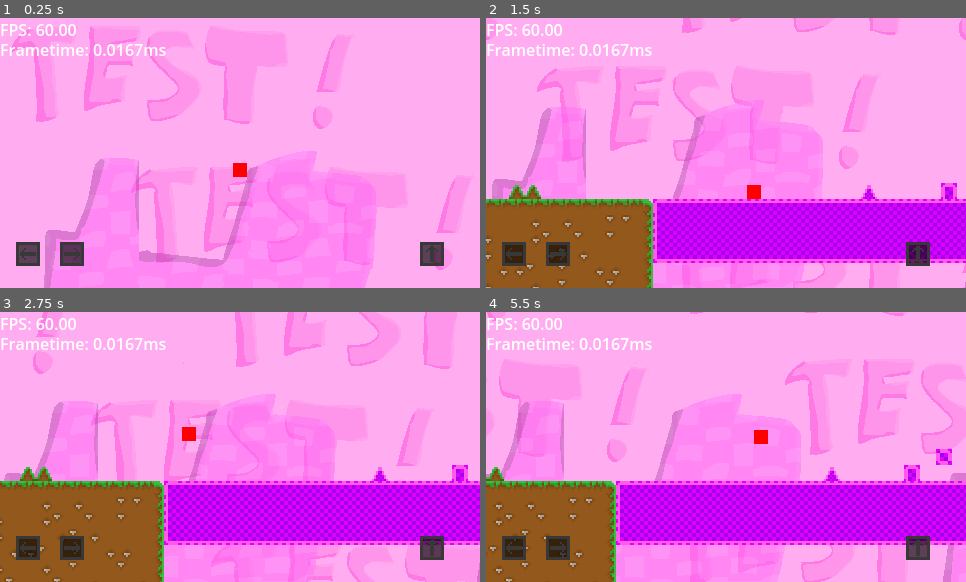
Above: before the commit, frames 1-4 (two rows, left to right).
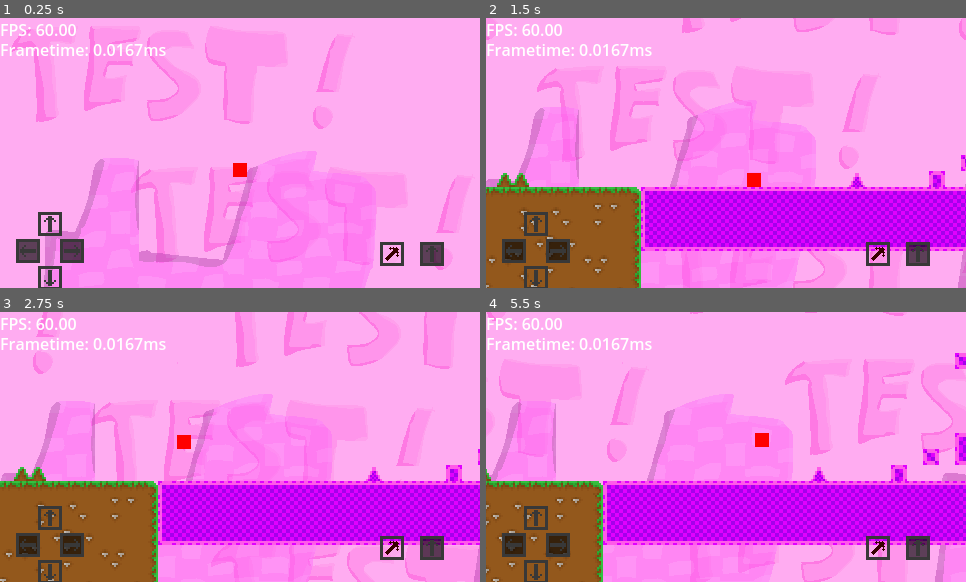
Above: after the commit, the same moments.

Repository: SanekGamer007/GodotPlatformer
Game: Godot game, scene res://Maps/test_map/test_map.tscn
The game is run twice, just before and just after one commit, with the same random seed, the same clock (stepped at 60 frames per second) and the same inputs.
Inputs (mouse positions are in pixels of both pictures, inside the frame that each line leads up to):
- Up to frame 1 (0.25 s): no input
- Up to frame 2 (1.5 s): tap Enter (ui_accept) at 0.5 s; move the mouse to (831, 139) at 0.52 s; hold Right (ui_right) 0.53-1.25 s; hold Enter (ui_accept) 0.53-1.25 s; tap Shift (dash, bound only after the commit) at 0.6 s; click (831, 139) at 0.67 s; drag from (630, 166) to (764, 215) at 1.27 s
- Up to frame 3 (2.75 s): move the mouse to (288, 387) at 2.02 s; hold Left (ui_left) from 2.03 s (still down); hold Enter (ui_accept) from 2.03 s (still down); tap Shift (dash, bound only after the commit) at 2.1 s
- Up to frame 4 (5.5 s): release Left (ui_left) at 2.75 s; release Enter (ui_accept) at 2.75 s; drag from (702, 501) to (582, 406) at 2.77 s; move the mouse to (870, 487) at 3.52 s; hold Right (ui_right) 3.53-4.25 s; hold Enter (ui_accept) 3.53-4.25 s; drag from (582, 406) to (759, 436) at 4.27 s; move the mouse to (750, 447) at 5.02 s; hold Right (ui_right) from 5.03 s (still down); hold Enter (ui_accept) from 5.03 s (still down); tap Shift (dash, bound only after the commit) at 5.1 s; click (750, 447) at 5.17 s

The runs differ from the first frame. In frame 1, 1.3% of the frame differs, in the area x 3-85%, y 71-100%; in frame 2, 16%; in frame 3, 12%; in frame 4, 20%, in the area x 0-100%, y 15-100%.

Commit message:
add basic dashing and reworked some parts of the movement

Diff:
--- a/Objects/player/player.gd
+++ b/Objects/player/player.gd
@@ -8,6 +8,8 @@
 @export var mv_INITIAL_JUMP_HEIGHT: int = 120 ## Lowest Jump force.
 @export var mv_ADDITIONAL_JUMP_HEIGHT: int = 480 ## Highest Jump force.
 @export var mv_CELERATION_STEPS: int = 12 ## How much steps does it require for the player to come to stop / to full speed.
+@export var mv_DASHSPEED: int = 120 ## WIP
+@export var mv_SPEED_REDUCTION_RATE: int = 4 ## WIP
 var mv_ACCELERATION: int = mv_MAX_SPEED / mv_CELERATION_STEPS ## Acceleration.
 var mv_DECELERATION: int = mv_MAX_SPEED / mv_CELERATION_STEPS ## Deceleration.
 var isalive: bool = true
@@ -16,6 +18,7 @@
 
 
 func _ready() -> void:
+	#get_node("../touch/Joystick").connect()
 	pass
 
 func _process(_delta: float) -> void:
@@ -31,26 +34,32 @@
 			self.floor_snap_length = 0.5
 
 	if is_on_floor():
-		print("can_jump: true")
+		#print("can_jump: true")
 		can_jump = true
 	else: # When on floor, dont process gravity.
-		print("can_jump: false")
+		#print("can_jump: false")
 		can_jump = false
 		velocity += get_gravity() * delta
 
 	# Jumping
-	if Input.is_action_just_pressed("ui_accept") or Input.is_action_just_pressed("ui_up") and can_jump:
+	if Input.is_action_just_pressed("ui_accept") and can_jump:
 		velocity.y = -mv_INITIAL_JUMP_HEIGHT
 		print("jumping")
 	if velocity.y < 0:
-		if Input.is_action_pressed("ui_accept") or Input.is_action_pressed("ui_up") and not is_on_floor(): # i have no idea why the fuck it works but it does (fixes a bug when you can do the additional jump force in the air after walking off a platform without jumping)
+		if Input.is_action_pressed("ui_accept") and not is_on_floor(): # i have no idea why the fuck it works but it does (fixes a bug when you can do the additional jump force in the air after walking off a platform without jumping)
 			velocity.y -= mv_ADDITIONAL_JUMP_HEIGHT * delta
 			print("additional jump active")
 
 	# Horizontal Movement
-	var direction = Input.get_axis("ui_left","ui_right")
+	#var direction = Input.get_axis("ui_left","ui_right")
+	var direction = Input.get_axis("ui_left", "ui_right")
+	#var direction = get_node("../touch/Joystick")._direction_vector
 	if direction:
-		velocity.x = clamp(velocity.x + mv_ACCELERATION * direction, -mv_MAX_SPEED, mv_MAX_SPEED)
+		#velocity.x = clamp(velocity.x + mv_ACCELERATION * direction, -mv_MAX_SPEED, mv_MAX_SPEED)
+		if not abs(velocity.x) > mv_MAX_SPEED:
+			velocity.x = velocity.x + mv_ACCELERATION * direction # if below max speed add more velocity
+		else:
+			velocity.x = velocity.x + ((sign(velocity.x) * 4) * -1) #if above max speed start decreasing velocity
 	else:
 		#velocity.x -= sign(velocity.x) * mv_DECELERATION
 		velocity.x -= mv_DECELERATION * sign(velocity.x)
@@ -58,6 +67,11 @@
 			velocity.x = 0
 	#print_debug("DIRECTION: ", direction, " ", "VELOCITY: ", velocity.x)
 	velocity.y = clamp(velocity.y, -mv_MAX_VERTICAL_SPEED, mv_MAX_VERTICAL_SPEED)
+	if Input.is_action_just_pressed("dash"):
+		var dashdirection = Input.get_vector("ui_left", "ui_right", "ui_up", "ui_down")
+		velocity = velocity + (mv_DASHSPEED * dashdirection)
+		print(dashdirection)
+
 	move_and_slide()
 
 func reset():
--- a/Objects/touch/touch.tscn
+++ b/Objects/touch/touch.tscn
@@ -14,14 +14,15 @@
 [node name="touch" type="CanvasLayer"]
 
 [node name="bg" type="Sprite2D" parent="."]
-position = Vector2(28, 236)
+position = Vector2(28, 233)
 scale = Vector2(3, 24)
 texture = SubResource("GradientTexture1D_03qga")
 
 [node name="left" type="TouchScreenButton" parent="."]
-position = Vector2(16, 224)
+position = Vector2(16, 221)
 scale = Vector2(3, 3)
 texture_normal = ExtResource("1_3f3hq")
+passby_press = true
 action = "ui_left"
 
 [node name="Sprite2D" type="Sprite2D" parent="left"]
@@ -31,14 +32,15 @@
 texture = ExtResource("2_03qga")
 
 [node name="bg2" type="Sprite2D" parent="."]
-position = Vector2(72, 236)
+position = Vector2(72, 233)
 scale = Vector2(3, 24)
 texture = SubResource("GradientTexture1D_03qga")
 
 [node name="right" type="TouchScreenButton" parent="."]
-position = Vector2(60, 224)
+position = Vector2(60, 221)
 scale = Vector2(3, 3)
 texture_normal = ExtResource("1_3f3hq")
+passby_press = true
 action = "ui_right"
 
 [node name="Sprite2D" type="Sprite2D" parent="right"]
@@ -52,13 +54,52 @@
 scale = Vector2(3, 24)
 texture = SubResource("GradientTexture1D_03qga")
 
+[node name="up" type="TouchScreenButton" parent="."]
+position = Vector2(38, 218)
+rotation = -1.5708
+scale = Vector2(3, 3)
+texture_normal = ExtResource("1_3f3hq")
+action = "ui_up"
+
+[node name="Sprite2D" type="Sprite2D" parent="up"]
+position = Vector2(4, 4)
+rotation = 1.5708
+scale = Vector2(0.65, 0.65)
+texture = ExtResource("2_03qga")
+
+[node name="down" type="TouchScreenButton" parent="."]
+position = Vector2(62, 248)
+rotation = 1.5708
+scale = Vector2(3, 3)
+texture_normal = ExtResource("1_3f3hq")
+action = "ui_down"
+
+[node name="Sprite2D" type="Sprite2D" parent="down"]
+position = Vector2(4, 4)
+rotation = 1.5708
+scale = Vector2(0.65, 0.65)
+texture = ExtResource("2_03qga")
+
 [node name="jump" type="TouchScreenButton" parent="."]
 position = Vector2(420, 224)
 scale = Vector2(3, 3)
 texture_normal = ExtResource("1_3f3hq")
-action = "ui_up"
+action = "ui_accept"
 
 [node name="Sprite2D" type="Sprite2D" parent="jump"]
 position = Vector2(4, 4)
 scale = Vector2(0.65, 0.65)
 texture = ExtResource("2_03qga")
+
+[node name="dash" type="TouchScreenButton" parent="."]
+position = Vector2(380, 224)
+scale = Vector2(3, 3)
+texture_normal = ExtResource("1_3f3hq")
+action = "dash"
+
+[node name="Sprite2D" type="Sprite2D" parent="dash"]
+modulate = Color(1, 0, 0, 1)
+position = Vector2(4, 4)
+rotation = 0.785398
+scale = Vector2(0.65, 0.65)
+texture = ExtResource("2_03qga")
--- /dev/null
+++ b/example.gd
@@ -0,0 +1,29 @@
+extends Node2D
+
+var _direction: Vector2 = Vector2.ZERO
+
+var _using_signal: bool = false
+
+func _process(delta: float) -> void:
+	_move(_direction)
+
+func _input(event: InputEvent) -> void:
+	var direction = Input.get_vector("ui_left", "ui_right", "ui_up", "ui_down")
+	print("_input", direction, _direction)
+
+	if (not _using_signal):
+		_direction = direction
+	if (direction != Vector2.ZERO):
+		_using_signal = false
+
+func _move(direction: Vector2) -> void:
+	if (direction == Vector2.ZERO):
+		return
+	print("moving", direction)
+	$CharacterBody2D.velocity = direction * 300
+	$CharacterBody2D.move_and_slide()
+
+func _on_touch_screen_joystick_direction(direction: Vector2) -> void:
+	_using_signal = true
+	print("_on_touch_screen_joystick_direction", direction)
+	_direction = direction
--- /dev/null
+++ b/example.tscn
@@ -0,0 +1,75 @@
+[gd_scene load_steps=5 format=3 uid="uid://cdbm8hvvd5yrc"]
+
+[ext_resource type="Script" uid="uid://chovhvq20t42g" path="res://example.gd" id="1_1w50k"]
+[ext_resource type="Script" uid="uid://d1b0earutewso" path="res://addons/touch_joystick/joystick.gd" id="1_i2148"]
+[ext_resource type="Texture2D" uid="uid://dtvxp61d0wvl0" path="res://icon.svg" id="2_h8djk"]
+
+[sub_resource type="RectangleShape2D" id="RectangleShape2D_fuisn"]
+size = Vector2(126, 128)
+
+[node name="Node2D" type="Node2D"]
+script = ExtResource("1_1w50k")
+
+[node name="CharacterBody2D" type="CharacterBody2D" parent="."]
+position = Vector2(562, 296)
+
+[node name="Icon" type="Sprite2D" parent="CharacterBody2D"]
+texture = ExtResource("2_h8djk")
+
+[node name="CollisionShape2D" type="CollisionShape2D" parent="CharacterBody2D"]
+shape = SubResource("RectangleShape2D_fuisn")
+
+[node name="TouchScreenJoystick" type="Node2D" parent="."]
+position = Vector2(174, 487)
+script = ExtResource("1_i2148")
+size = 128.0
+knob_ratio = 2.0
+left = &"ui_left"
+right = &"ui_right"
+up = &"ui_up"
+down = &"ui_down"
+
+[node name="TouchScreenJoystick2" type="Node2D" parent="."]
+position = Vector2(1000, 488)
+script = ExtResource("1_i2148")
+base_color = Color(1, 1, 1, 1)
+size = 128.0
+knob_ratio = 6.0
+
+[node name="StaticBody2D" type="StaticBody2D" parent="."]
+
+[node name="CollisionPolygon2D" type="CollisionPolygon2D" parent="StaticBody2D"]
+polygon = PackedVector2Array(8, 0, 1152, 0, 1152, 648, 0, 648, 8, 24, -32, -16, -40, 696, 1192, 696, 1192, -40, -16, -40)
+
+[node name="Control" type="Control" parent="."]
+layout_mode = 3
+anchors_preset = 0
+offset_right = 40.0
+offset_bottom = 40.0
+
+[node name="Label2" type="Label" parent="Control"]
+layout_mode = 0
+offset_left = 862.0
+offset_top = 278.0
+offset_right = 1139.0
+offset_bottom = 323.0
+theme_override_font_sizes/font_size = 32
+text = "Signal Connection"
+
+[node name="Label" type="Label" parent="Control"]
+layout_mode = 0
+offset_left = 84.0
+offset_top = 294.0
+offset_right = 274.0
+offset_bottom = 339.0
+theme_override_font_sizes/font_size = 32
+text = "Input Action"
+
+[node name="TouchScreenJoystick3" type="Node2D" parent="."]
+position = Vector2(589, 503)
+script = ExtResource("1_i2148")
+base_color = Color(0.312953, 0.417229, 1, 1)
+size = 96.0
+knob_ratio = 2.0
+
+[connection signal="direction" from="TouchScreenJoystick2" to="." method="_on_touch_screen_joystick_direction"]
--- a/project.godot
+++ b/project.godot
@@ -23,6 +23,14 @@
 window/stretch/mode="canvas_items"
 window/stretch/aspect="keep_width"
 
+[input]
+
+dash={
+"deadzone": 0.2,
+"events": [Object(InputEventKey,"resource_local_to_scene":false,"resource_name":"","device":0,"window_id":0,"alt_pressed":false,"shift_pressed":false,"ctrl_pressed":false,"meta_pressed":false,"pressed":false,"keycode":0,"physical_keycode":4194325,"key_label":0,"unicode":0,"location":0,"echo":false,"script":null)
+]
+}
+
 [physics]
 
 2d/run_on_separate_thread=true
Not shown, added: addons/touch_joystick/joystick.gd
Not shown, added: addons/touch_joystick/joystick.gd.uid
Binary file added: addons/touch_joystick/joystick.png
Not shown, added: addons/touch_joystick/joystick.png.import
Not shown, added: addons/touch_joystick/joystick.tscn
Not shown, added: addons/touch_joystick/plugin.cfg
Not shown, added: addons/touch_joystick/touch_joystick.gd
Not shown, added: addons/touch_joystick/touch_joystick.gd.uid
Not shown, added: example.gd.uid
Not shown, added: .gitattribute
Not shown, added: LICENSE.md
